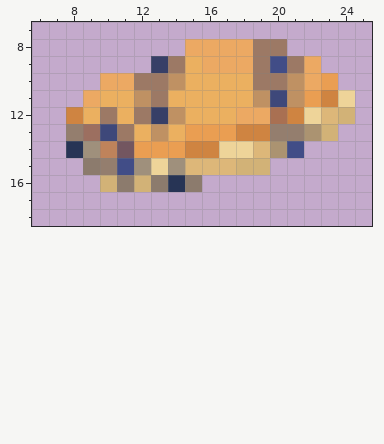
One commit to this pixel-art sprite: Resources/Textures/Objects/Consumable/Food/Baked/misc.rsi/pancakesbb5.png. That is the earlier state.
The file is 32x32 pixels. Colours within 5 levels of each other are drawn and written as one. Shown: x 6..25, y 7..18.
And afterwards:
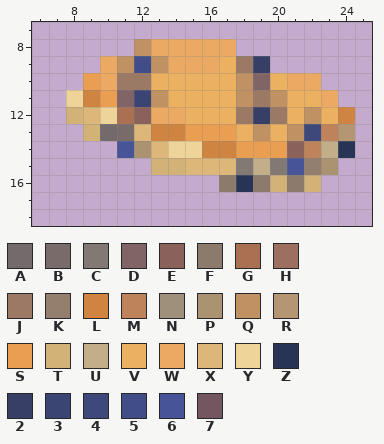
Palette (. is transparent): A #74696b  B #7a6b6b  C #837974  D #816566  E #8b615b  F #8c7b6d  G #a97052  H #9c6f60  J #9c7965  K #947e6e  L #cf8441  M #bf835b  N #9f907c  P #ab9371  Q #bf9163  R #b49772  S #ea9e52  T #d2b277  U #c2ae88  V #ebb060  W #eca963  X #ddb779  Y #eed499  Z #273455  2 #373f67  3 #3b4573  4 #3e487a  5 #414d87  6 #475497  7 #735660
The edit:
@@ x 6..25 @@
  7 ....................
- 8 .........WWWWJJ.....
- 9 .......2JVWWWJ5JW...
-10 ....WWJJQVVVVJJQWS..
-11 ...WVVQJVVVVVQ4QSLY.
-12 ..LVJVJ2QVVVWWGLYXT.
-13 ..KH4JVQVSSSLLKKPT..
-14 ..ZNM7SSSLLYYXP5....
-15 ...FK5NYNXXXTT......
-16 ....TFTFZF..........
+ 8 ......QWWWWW........
+ 9 ....WQ5QWWWVJ2......
+10 ...SWJJVVVVVQDVWW...
+11 ..YLSD3QVVVVQJQVVW..
+12 ..TXYGEWWVVVJ2JVQVL.
+13 ...TABXLLSSSVQVQ4MR.
+14 .....6PXYYLLSSSEMUZ.
+15 .......TTXXXCUC6KP..
+16 ...........FZFTFT...
 17 ....................
Pixel boxes of the changes (left, top, right, bottom) in both pictures:
changed: (66, 39, 355, 192)
